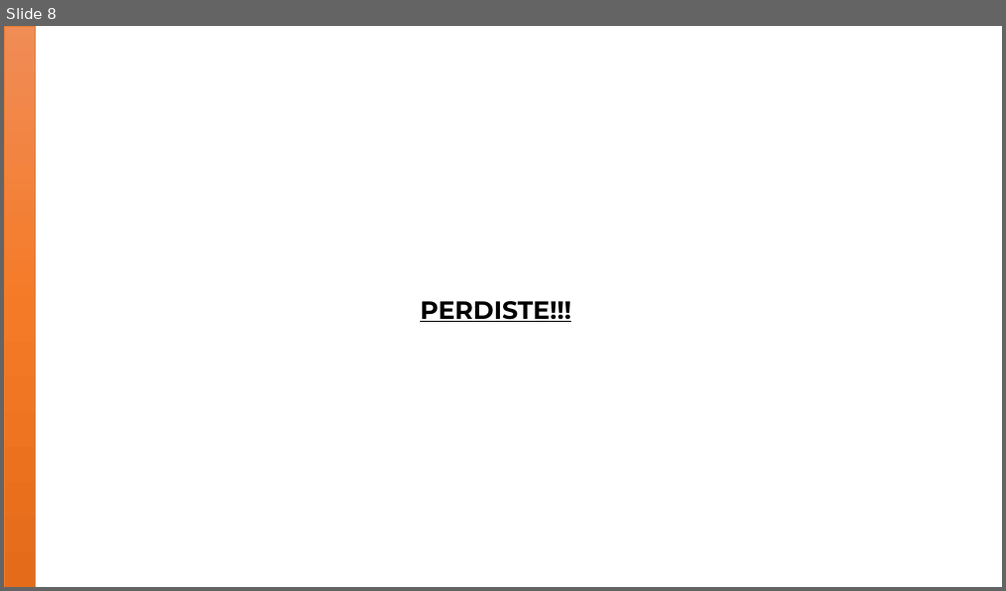
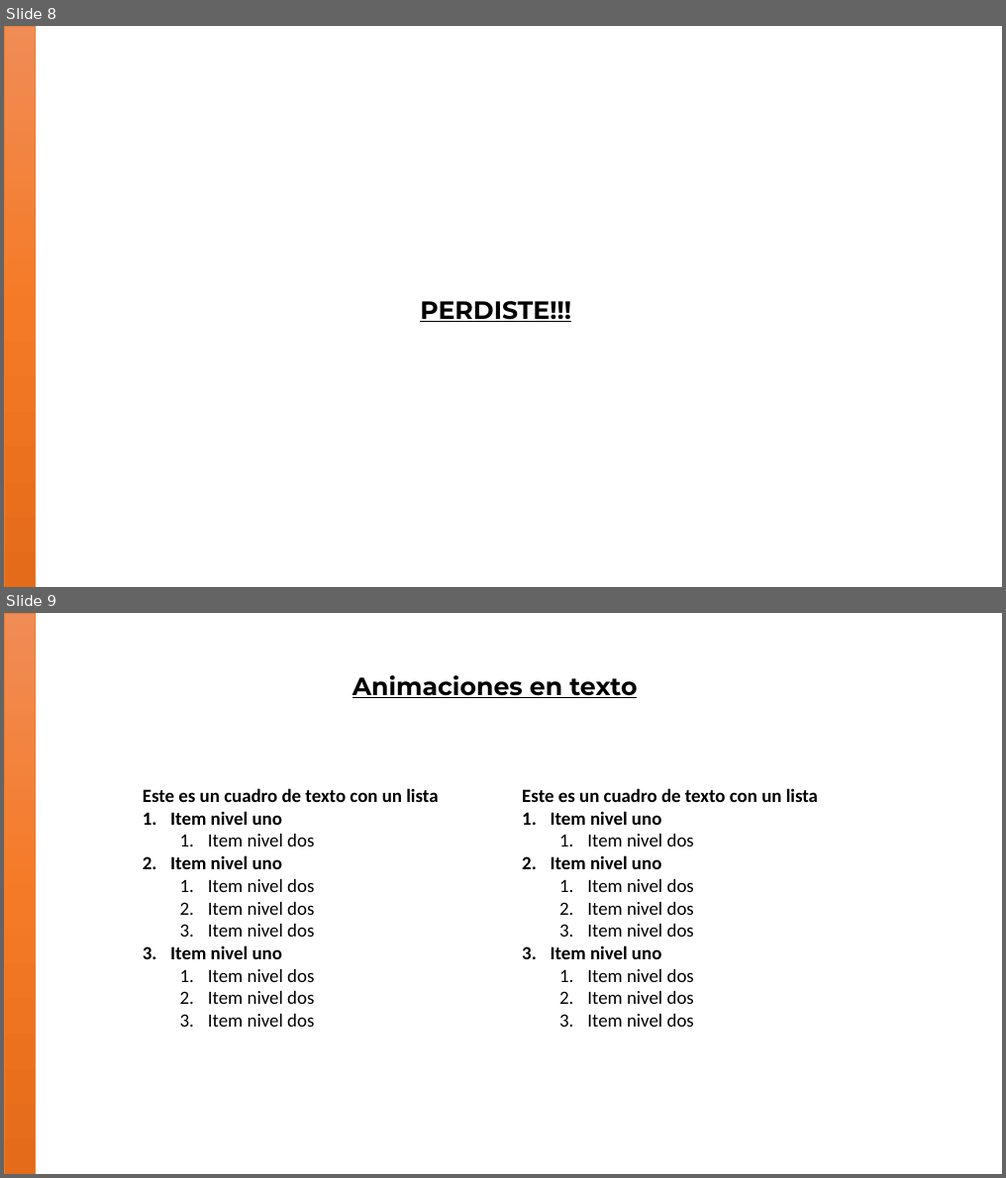
Before and after one commit to cruz-victor/animaciones, a slide deck: trayectoriaDeAnimaciones.pptx. Shown one above the other, each under a label of ours: slide 8 before the commit, slides 8 and 9 after it. The pictures are 1006x591 and 1006x1178 pixels, drawn with LibreOffice and Linux fonts; fonts in the diff are those of the drawing. Boxes give left, top, right and bottom in pixels: in the first picture for what was removed or moved away, otherwise in the second. Text is boxed around its words. In the diff, an @@ line names an element or a change of style, - is before the commit and + after.

```diff
--- a/trayectoriaDeAnimaciones.pptx
+++ b/trayectoriaDeAnimaciones.pptx
@@ slide 9 added at [4, 613, 1002, 1174], background #FFFFFF @@
@@ rectangle added at [4, 613, 35, 1174], fill gradient #F18C57 to #F67B28 to #E56C19, outline #ED7D31 0.5 pt @@
@@ text added at [352, 675, 637, 698], 24 pt, text #000000, bold, underline @@
+Animaciones en texto
@@ text added at [143, 788, 438, 1027], 18 pt, text #000000 @@
+Este es un cuadro de texto con un lista
+1. Item nivel uno
+  1. Item nivel dos
+2. Item nivel uno
+  1. Item nivel dos
+  2. Item nivel dos
+  3. Item nivel dos
+3. Item nivel uno
+  1. Item nivel dos
+  2. Item nivel dos
+  3. Item nivel dos
@@ text added at [522, 788, 818, 1027], 18 pt, text #000000 @@
+Este es un cuadro de texto con un lista
+1. Item nivel uno
+  1. Item nivel dos
+2. Item nivel uno
+  1. Item nivel dos
+  2. Item nivel dos
+  3. Item nivel dos
+3. Item nivel uno
+  1. Item nivel dos
+  2. Item nivel dos
+  3. Item nivel dos
```
Also in this commit, not shown: 3 other slides added, 3 slides removed.
